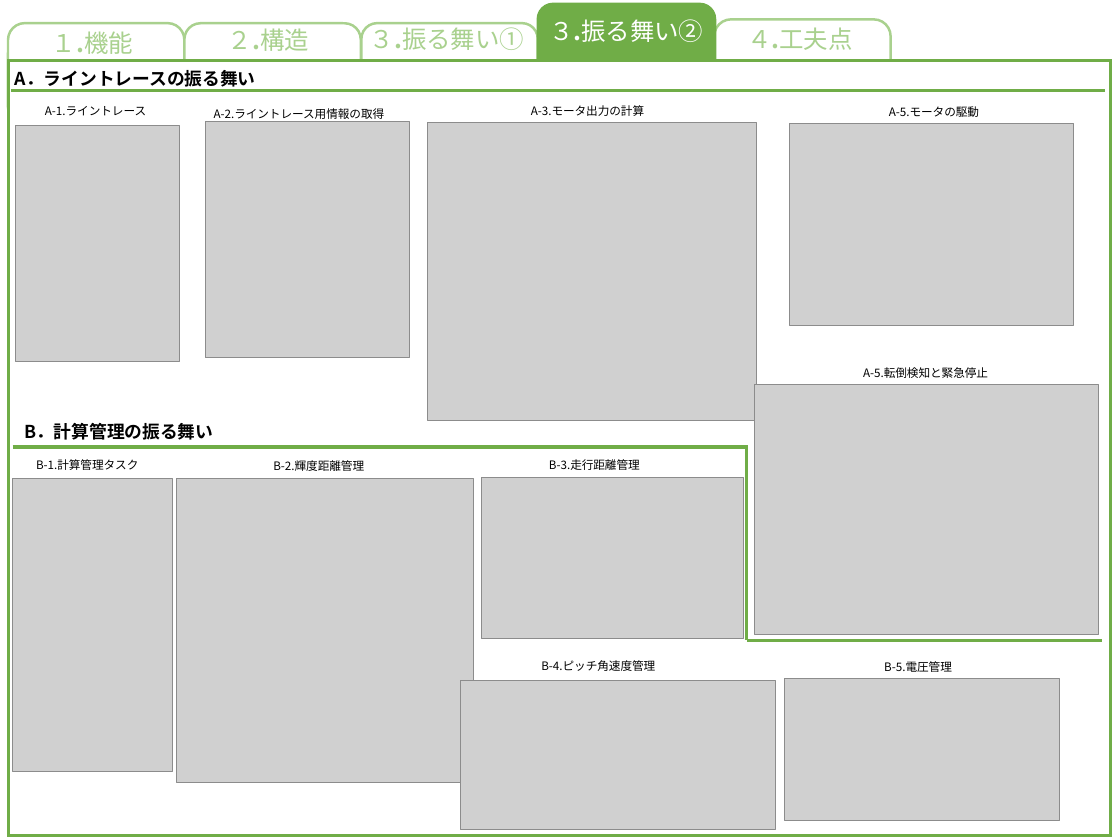
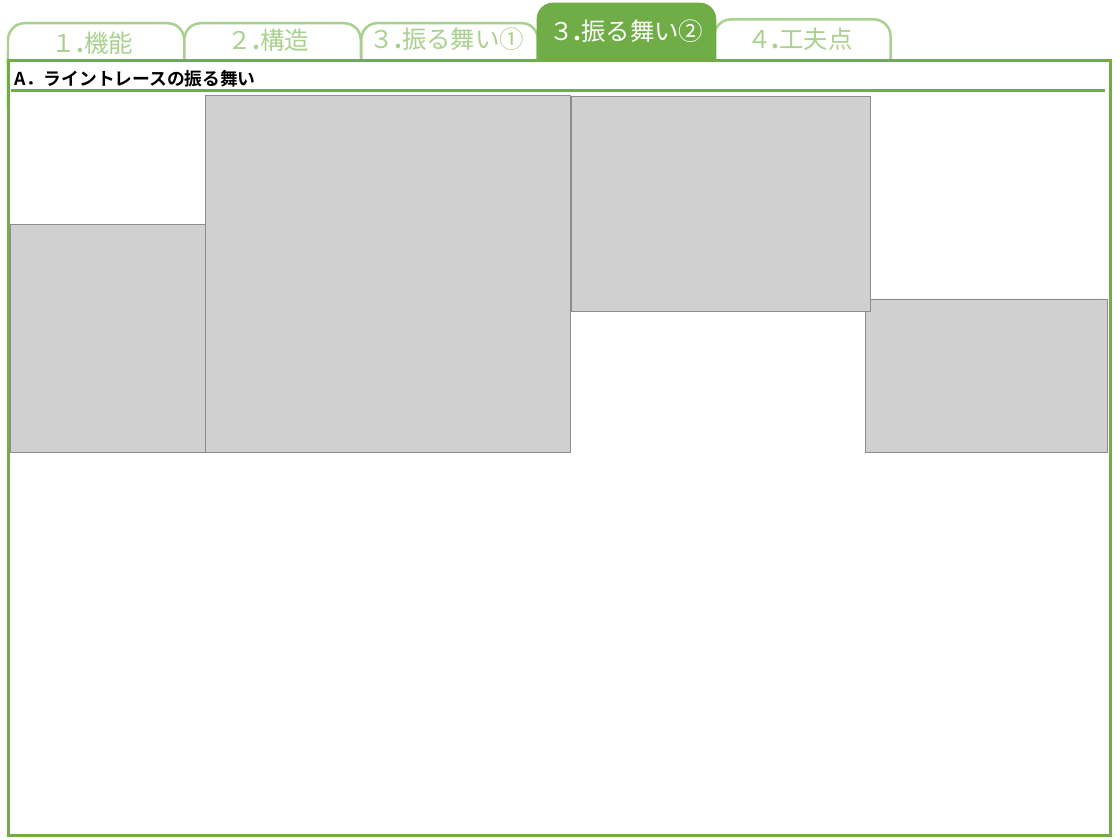
Before and after one commit to akita-lab-2019/model, a slide deck: slide 2 of PowerPoint/振る舞いモデル.pptx. Drawn at 1120x840 pixels with LibreOffice and Linux fonts; fonts in the diff are those of the drawing; grey boxes stand for pictures. Boxes give left, top, right and bottom in pixels: in the first picture for what was removed or moved away, otherwise in the second. Text is boxed around its words. In the diff, an @@ line names an element or a change of style, - is before the commit and + after.

Commit message:
振る舞い

```diff
--- a/PowerPoint/振る舞いモデル.pptx
+++ b/PowerPoint/振る舞いモデル.pptx
@@ text removed at (45,106,146,116) @@
-A-1.ライントレース
@@ picture added at (206,96,571,452) @@
@@ text removed at (214,108,385,122) @@
-A-2.ライントレース用情報の取得
@@ text removed at (531,105,644,116) @@
-A-3.モータ出力の計算
@@ picture added at (571,96,870,311) @@
@@ text removed at (889,106,979,117) @@
-A-5.モータの駆動
@@ picture removed at (15,125,179,362) @@
@@ picture removed at (205,122,409,358) @@
@@ picture removed at (427,122,756,420) @@
@@ picture removed at (790,123,1074,325) @@
@@ picture added at (10,224,206,453) @@
@@ picture added at (866,299,1107,453) @@
@@ picture removed at (754,385,1098,634) @@
@@ text removed at (863,367,988,378) @@
-A-5.転倒検知と緊急停止
@@ line removed from (13, 447) to (746, 447) @@
@@ text removed at (24,423,213,440) @@
-B．計算管理の振る舞い
@@ line removed from (746, 446) to (746, 640) @@
@@ picture removed at (13,478,173,771) @@
@@ text removed at (36,459,138,470) @@
-B-1.計算管理タスク
@@ picture removed at (177,478,474,782) @@
@@ text removed at (273,460,364,471) @@
-B-2.輝度距離管理
@@ picture removed at (482,478,744,638) @@
@@ text removed at (549,459,640,470) @@
-B-3.走行距離管理
@@ line removed from (746, 640) to (1102, 640) @@
@@ picture removed at (461,681,775,830) @@
@@ text removed at (541,660,655,671) @@
-B-4.ピッチ角速度管理
@@ picture removed at (785,678,1059,820) @@
@@ text removed at (884,661,952,672) @@
-B-5.電圧管理
```
Also in this commit, not shown: 1 other slide changed, 22 other files.
